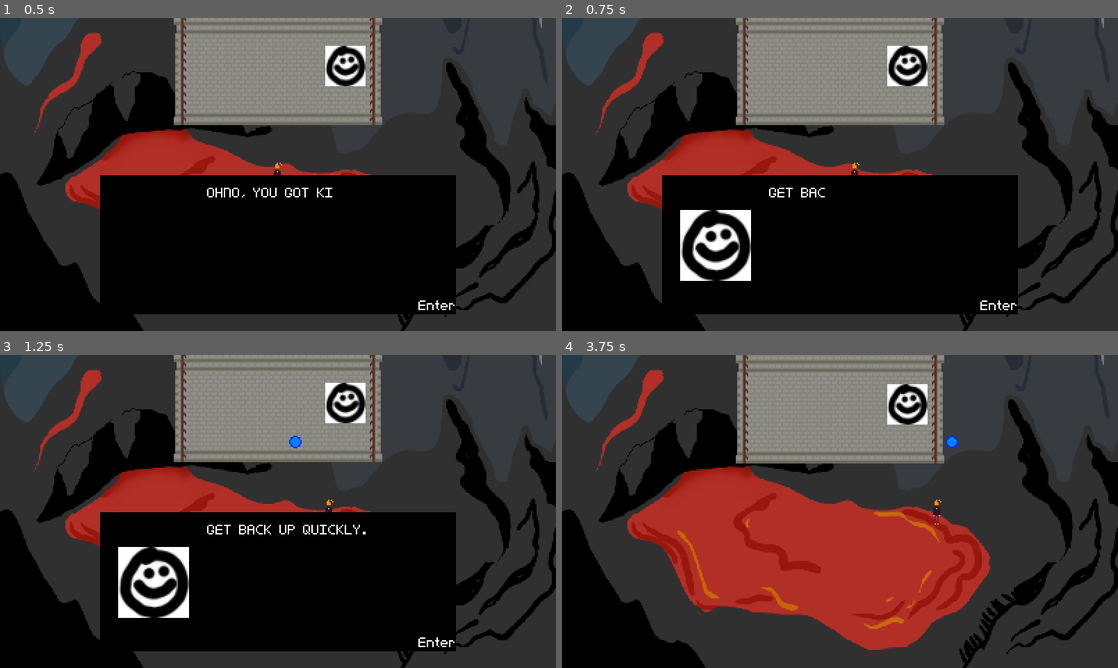
Above: before the commit, frames 1-4 (two rows, left to right).
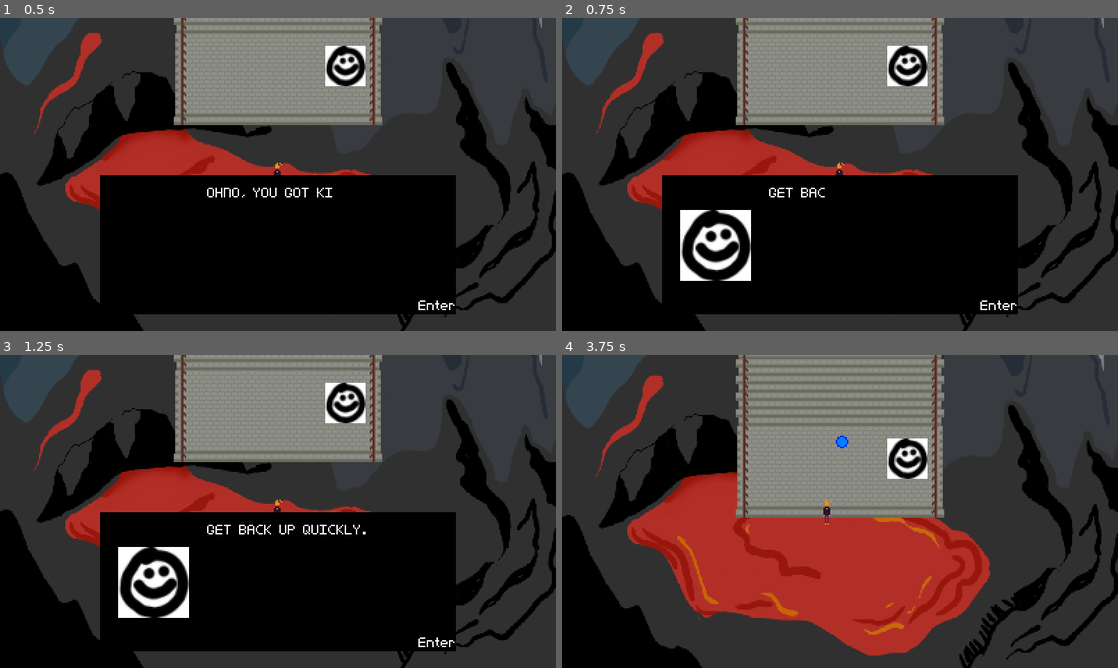
Above: after the commit, the same moments.

Repository: RegularSalamander/burnt-out-seven-sins
Game: Godot game, scene res://Scenes/Game.tscn
The game is run twice, just before and just after one commit, with the same random seed, the same clock (stepped at 60 frames per second) and the same inputs.
Inputs:
- Up to frame 1 (0.5 s): no input
- Up to frame 2 (0.75 s): tap Enter (ui_accept) at 0.5 s; hold Right (right) from 0.53 s (still down)
- Up to frame 3 (1.25 s): keep holding Right (right); tap Space (jump) at 0.77 s
- Up to frame 4 (3.75 s): release Right (right) at 1.28 s; hold Down (ui_down) 1.28-2.03 s; tap Space (jump) at 1.52, 3.02 s; hold Right (right) 2.03-2.78 s; tap Enter (ui_accept) at 2.75 s; hold Up (ui_up) 2.78-3.53 s; hold Left (left) from 3.53 s (still down)

Frame 1 is identical in both runs. In frame 2, less than 0.1% of the frame differs, in the area x 49-54%, y 46-51%; in frame 3, 0.1%; in frame 4, 22%, in the area x 0-100%, y 0-100%.

Commit message:
dialog

Diff:
--- /dev/null
+++ b/Dialog/level 0.json
@@ -0,0 +1,6 @@
+{
+    "start": [
+        {"type":"set-portrait", "res":"Art/smiley.tres"},
+        "TODO."
+    ]
+}
--- /dev/null
+++ b/Dialog/level 1.json
@@ -0,0 +1,8 @@
+{
+    "start": [
+        {"type":"set-portrait", "res":"Art/smiley.tres"},
+        "ugggh watching u is so boring, newb. ur going waaay 2 slow.",
+        {"type":"set-portrait", "res":"Art/smiley.tres"},
+        "How bout u pick up the pace <3"
+    ]
+}
--- /dev/null
+++ b/Dialog/level 2.json
@@ -0,0 +1,8 @@
+{
+    "start": [
+        {"type":"set-portrait", "res":"Art/smiley.tres"},
+        "*yawn*, u rly need that many bullets?",
+        {"type":"set-portrait", "res":"Art/smiley.tres"},
+        "u better clutch up and hit ur shots ;P"
+    ]
+}
--- /dev/null
+++ b/Dialog/level 3.json
@@ -0,0 +1,14 @@
+{
+    "start": [
+        {"type":"set-portrait", "res":"Art/smiley.tres"},
+        "wow..",
+        {"type":"set-portrait", "res":"Art/smiley.tres"},
+        "not ded yet, huh?",
+        {"type":"set-portrait", "res":"Art/smiley.tres"},
+        "yeahhhh, u know those power ups?",
+        {"type":"set-portrait", "res":"Art/smiley.tres"},
+        "It's literal dogwater, just like u <3",
+        {"type":"set-portrait", "res":"Art/smiley.tres"},
+        "how about you stop being a glutton this time, k?"
+    ]
+}
--- /dev/null
+++ b/Dialog/level 4.json
@@ -0,0 +1,8 @@
+{
+    "start": [
+        {"type":"set-portrait", "res":"Art/smiley.tres"},
+        "hmmm, so ur still alive?",
+        {"type":"set-portrait", "res":"Art/smiley.tres"},
+        "u shud put that gun away b4 u hurt urself?"
+    ]
+}
--- /dev/null
+++ b/Dialog/level 5.json
@@ -0,0 +1,8 @@
+{
+    "start": [
+        {"type":"set-portrait", "res":"Art/smiley.tres"},
+        "woooooew, it must be sad being such a broke, jealous person that steals from others.",
+        {"type":"set-portrait", "res":"Art/smiley.tres"},
+        "try keeping ur hands to urself 4 a change."
+    ]
+}
--- /dev/null
+++ b/Dialog/level 6.json
@@ -0,0 +1,10 @@
+{
+    "start": [
+        {"type":"set-portrait", "res":"Art/smiley.tres"},
+        "gross... im surprised ur stealing so many hearts...",
+        {"type":"set-portrait", "res":"Art/smiley.tres"},
+        "considering u look like that.",
+        {"type":"set-portrait", "res":"Art/smiley.tres"},
+        "how bout stop being such a player n keep it in ur pants."
+    ]
+}
--- /dev/null
+++ b/Dialog/level 7.json
@@ -0,0 +1,8 @@
+{
+    "start": [
+        {"type":"set-portrait", "res":"Art/smiley.tres"},
+        "well WOWWWW you think ur such a pro?",
+        {"type":"set-portrait", "res":"Art/smiley.tres"},
+        "take ur ego down a notch and just perish 4 me, k? <3"
+    ]
+}
--- a/Dialog/test.json
+++ b/Dialog/test.json
@@ -1,6 +1,7 @@
 {
     "start": [
-        "OHNO, YOU GOT KICKED DOWN THE STAIRS. NOW YOU HAVE TO GET BACK UP."
-        ,{"type":"set-portrait", "res":"Art/smiley.tres"}
-        ,"GET BACK UP QUICKLY."]
+        "OHNO, YOU GOT KICKED DOWN THE STAIRS. NOW YOU HAVE TO GET BACK UP.",
+        {"type":"set-portrait", "res":"Art/smiley.tres"},
+        "GET BACK UP QUICKLY."
+    ]
 }
--- a/DialogTrigger.gd
+++ b/DialogTrigger.gd
@@ -10,7 +10,7 @@
 	# world_gen level
 	get_parent().get_parent().player_level += 1
 	#TODO trigger dialog
-
+	get_parent().get_parent().get_parent().get_node("Node2D").get_node("CanvasLayer2").get_node("Control").start("Dialog/level " + str(level) + ".json")
 	#delete self after
 	queue_free()
 	pass # Replace with function body.
--- a/Scenes/Dialog.tscn
+++ b/Scenes/Dialog.tscn
@@ -70,6 +70,9 @@
 anchor_bottom = 0.95
 expand = true
 stretch_mode = 6
+__meta__ = {
+"_edit_use_anchors_": false
+}
 
 [node name="TalkingSound" type="AudioStreamPlayer" parent="."]
 volume_db = -3.0
--- a/Scenes/Game.tscn
+++ b/Scenes/Game.tscn
@@ -23,9 +23,9 @@
 [node name="Node2D" type="Node2D" parent="."]
 script = ExtResource( 4 )
 
-[node name="CanvasLayer" type="CanvasLayer" parent="Node2D"]
+[node name="CanvasLayer2" type="CanvasLayer" parent="Node2D"]
 
-[node name="Control" parent="Node2D/CanvasLayer" instance=ExtResource( 1 )]
+[node name="Control" parent="Node2D/CanvasLayer2" instance=ExtResource( 1 )]
 margin_top = -287.0
 grow_horizontal = 2
 grow_vertical = 2
--- a/Scripts/Dialog.gd
+++ b/Scripts/Dialog.gd
@@ -26,6 +26,7 @@
 
 func dialogClose():
 	# Engine.time_scale = 1
+	get_parent().get_parent().get_parent().get_node("Player").can_move = true
 	visible = false
 	dialogActive = false
 	portraitNode.texture = null
@@ -70,6 +71,7 @@
 	portraitNode.texture = null
 	match typeof(diaSpec):
 		TYPE_DICTIONARY:
+			get_parent().get_parent().get_parent().get_node("Player").can_move = false
 			dialog = diaSpec
 			dialogQueue = [dialog["start"]]
 			dialogNext()
--- a/Scripts/WorldGen.gd
+++ b/Scripts/WorldGen.gd
@@ -11,10 +11,10 @@
 var screen_border
 var enemy_data
 
-var level = 1 #starts at 0, goes to 7
+var level = 0 #starts at 0, goes to 7
 var player_level = 0 #the level the player is actually in
 var progress = 0 #progress through the level
-var difficulty = 3
+var difficulty = 1
 #0 is saint (easy),
 #1 is normal,
 #2 is sinner (hard),
@@ -63,10 +63,10 @@
 			get_parent().spawn_item(Vector2(rng.randf_range(-50, 50), rng.randf_range(-30, 30)+height), false)
 	if progress > 3  and progress < 30 and progress%3 == 0:
 		#budget of enemy spawning is determined by level and difficulty
-		#set to level+difficulty
+		#set to level+difficulty+1
 		#minimum is 1
-		#maximum is 5+difficulty
-		var budget = min(max(level+difficulty, 1), 5+difficulty)
+		#maximum is 6+difficulty
+		var budget = min(max(level+difficulty+1, 1), 6+difficulty)
 		var enemies_spawned = 0
 		while budget >= 1 and enemies_spawned < 3:
 			var enemy_idx = rng.randi_range(0, enemy_data["enemies"].size()-1)
